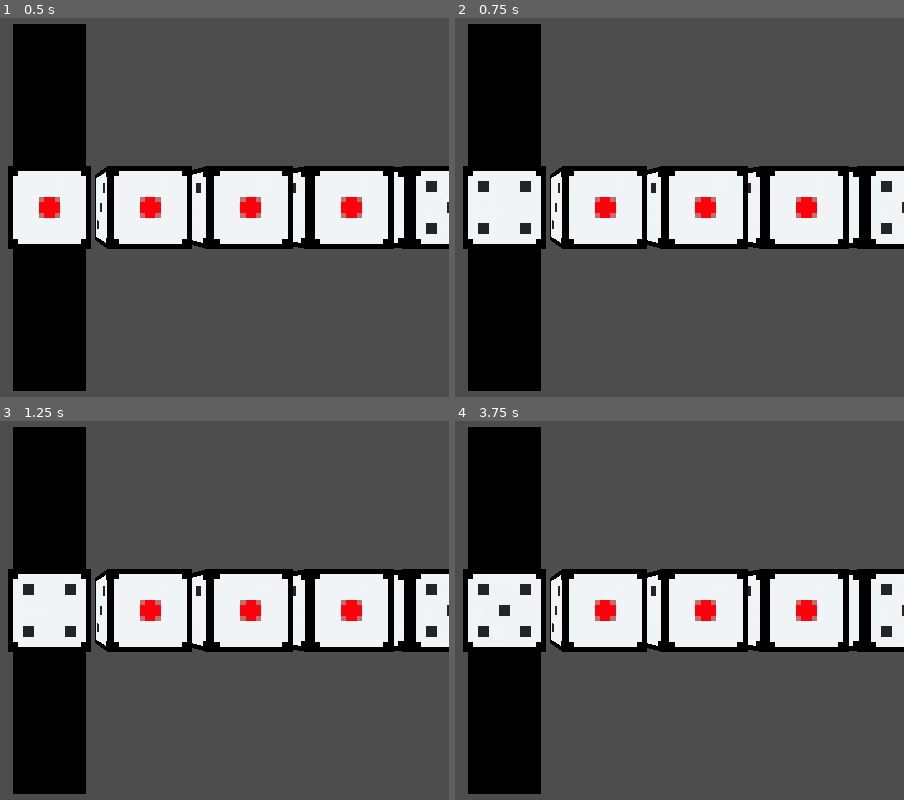
Above: before the commit, frames 1-4 (two rows, left to right).
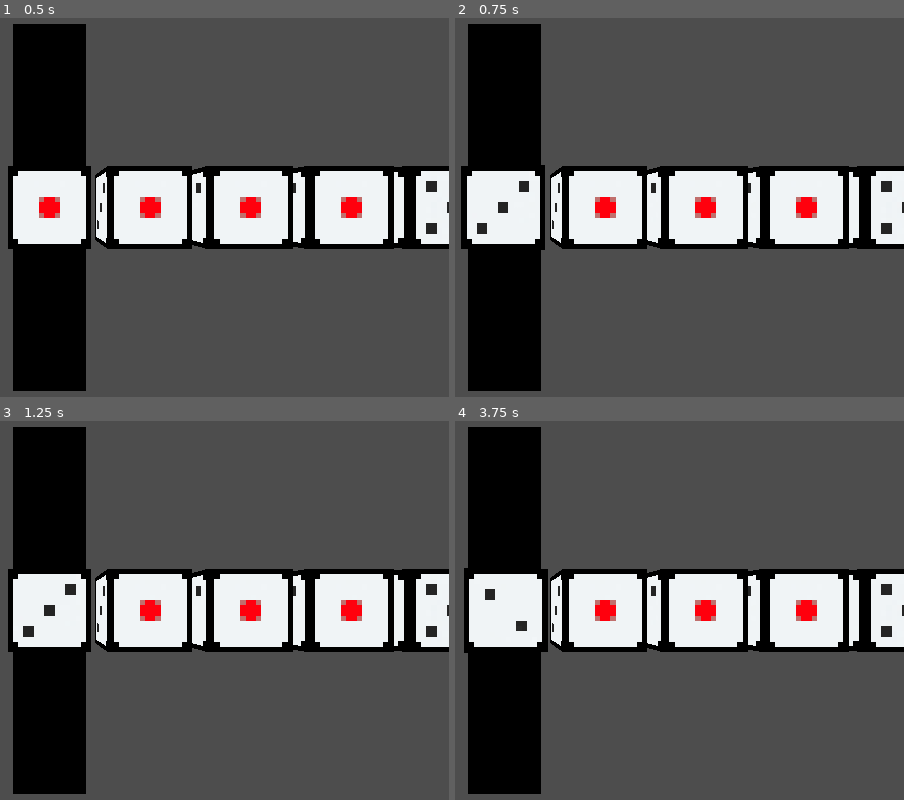
Above: after the commit, the same moments.

Repository: Yiulun-But/DiceShooter
Game: Godot game, scene res://scenes/game.tscn
The game is run twice, just before and just after one commit, with the same random seed, the same clock (stepped at 60 frames per second) and the same inputs. Sound files missing from this copy of the repository are replaced by a short silence.
Inputs:
- Up to frame 1 (0.5 s): no input
- Up to frame 2 (0.75 s): tap Enter at 0.5 s; hold D (right) from 0.53 s (still down)
- Up to frame 3 (1.25 s): keep holding D (right)
- Up to frame 4 (3.75 s): tap Space at 1.25, 2.75 s; release D (right) at 1.28 s; hold S (down) 1.28-2.03 s; tap Enter at 2, 3.5 s; hold D (right) 2.03-2.78 s; hold W (up) 2.78-3.53 s; hold A (left) from 3.53 s (still down)

Frame 1 is identical in both runs. In frame 2, 0.5% of the frame differs, in the area x 1-21%, y 38-62%; in frame 3, 0.2%; in frame 4, 0.7%.

Commit message:
interpolated dice rotation

Diff:
--- a/rythumdice/scripts/die.gd
+++ b/rythumdice/scripts/die.gd
@@ -6,8 +6,10 @@
 var finished = false
 var dicepos
 var next
+var camera
 
 var target_rot : Quaternion
+const ROT_SPEED = .3
 
 var rot_angle = deg_to_rad(90)
 var face_rotations = {
@@ -27,16 +29,29 @@
 		await get_tree().process_frame
 		if next: next.active = true
 
+func rot(axis, angle):
+	var rotation_delta = Quaternion(axis, angle).normalized()
+	target_rot = rotation_delta * target_rot
+
 func _ready():
-	rotation = face_rotations[spawn_face]
-	dicepos  = get_tree().get_nodes_in_group("levelgen")[0]
+	camera     = get_tree().get_nodes_in_group("camera"  )[0]
+	dicepos    = get_tree().get_nodes_in_group("levelgen")[0]
+
+	rotation   = face_rotations[spawn_face]
+	target_rot = global_transform.basis.get_rotation_quaternion()
 
 func _process(_delta):
+	# interpolate rotation
+	var current_rot = global_transform.basis.get_rotation_quaternion()
+	current_rot     = current_rot.slerp(target_rot, ROT_SPEED)
+	transform.basis = Basis(current_rot)
+
 	if active:
-		if Input.is_action_just_pressed("up"   ): rotate_x( rot_angle)
-		if Input.is_action_just_pressed("down" ): rotate_x(-rot_angle)
-		if Input.is_action_just_pressed("right"): rotate_z( rot_angle)
-		if Input.is_action_just_pressed("left" ): rotate_z(-rot_angle)
+		var camera_basis = camera.global_transform.basis
+		if Input.is_action_just_pressed("up"   ): rot(camera_basis.x, -rot_angle)
+		if Input.is_action_just_pressed("down" ): rot(camera_basis.x,  rot_angle)
+		if Input.is_action_just_pressed("right"): rot(camera_basis.y,  rot_angle)
+		if Input.is_action_just_pressed("left" ): rot(camera_basis.y, -rot_angle)
 
 func _on_beat():
 	move_to_next()
